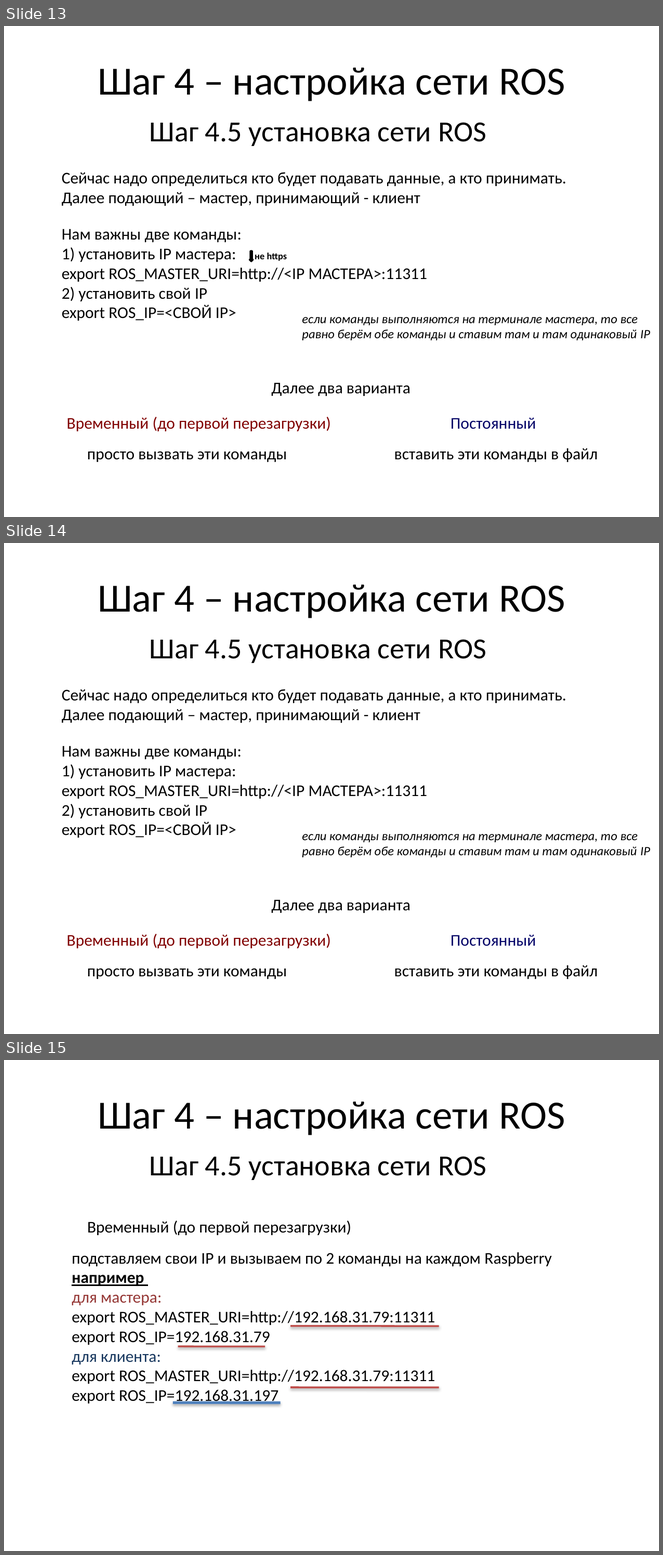
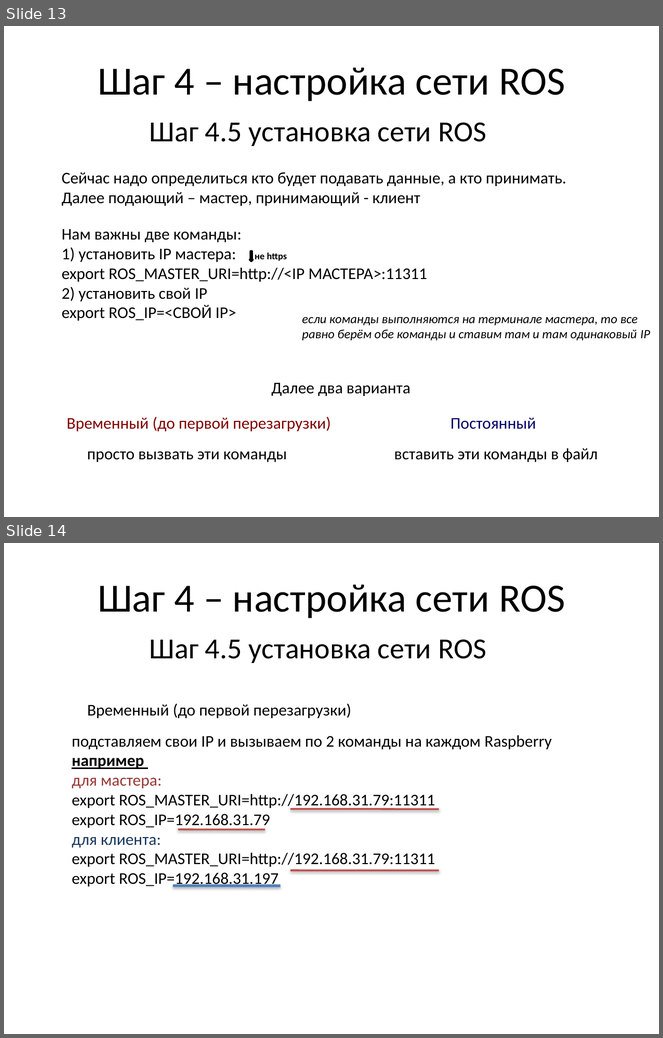
Before and after one commit to BlokkGaming/championship-AI, a slide deck: Инструкция по настройке и связыванию RaspberryPI.pptx. Shown one above the other, each under a label of ours: slides 13, 14 and 15 before the commit, slides 13 and 14 after it. The pictures are 663x1555 and 663x1038 pixels, drawn with LibreOffice and Linux fonts; fonts in the diff are those of the drawing. Boxes give left, top, right and bottom in pixels: in the first picture for what was removed or moved away, otherwise in the second. Text is boxed around its words. In the diff, an @@ line names an element or a change of style, - is before the commit and + after.

```diff
--- a/Инструкция по настройке и связыванию RaspberryPI.pptx
+++ b/Инструкция по настройке и связыванию RaspberryPI.pptx
@@ slide 14 removed at box(4, 543, 659, 1034), background #FFFFFF @@
@@ title removed at box(98, 585, 565, 618) @@
-Шаг 4 – настройка сети ROS
@@ text removed at box(150, 639, 487, 663) @@
-Шаг 4.5 установка сети ROS
@@ text removed at box(62, 689, 567, 723) @@
-Сейчас надо определиться кто будет подавать данные, а кто принимать.
-Далее подающий – мастер, принимающий - клиент
@@ text removed at box(62, 746, 427, 838) @@
-Нам важны две команды:
-1) установить IP мастера:
-export ROS_MASTER_URI=http://<IP МАСТЕРА>:11311
-2) установить свой IP
-export ROS_IP=<СВОЙ IP>
@@ text removed at box(302, 834, 650, 858) @@
-если команды выполняются на терминале мастера, то все равно берём обе команды и ставим там и там одинаковый IP
@@ text removed at box(271, 900, 411, 914) @@
-Далее два варианта
@@ text removed at box(67, 934, 331, 949) @@
-Временный (до первой перезагрузки)
@@ text removed at box(451, 935, 536, 947) @@
-Постоянный
@@ text removed at box(87, 968, 287, 980) @@
-просто вызвать эти команды
@@ text removed at box(395, 965, 598, 980) @@
-вставить эти команды в файл
@@ what was slide 15 is now slide 14 @@
```
Also in this commit, not shown: 1 slide changed.
